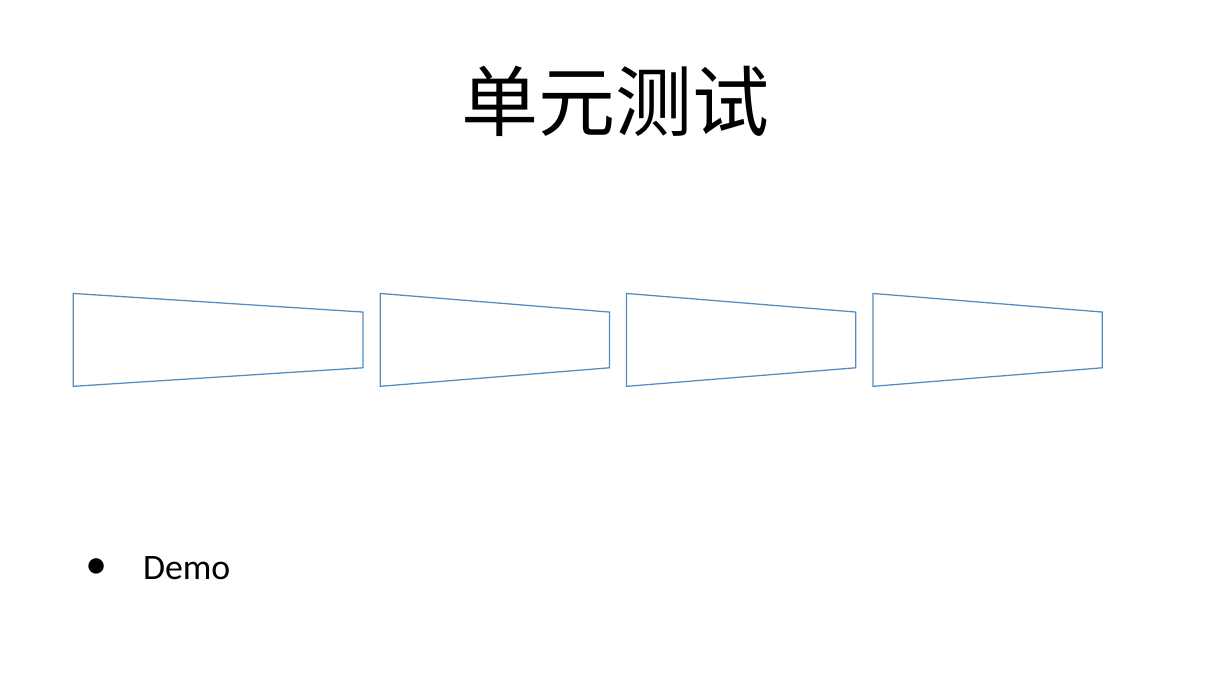
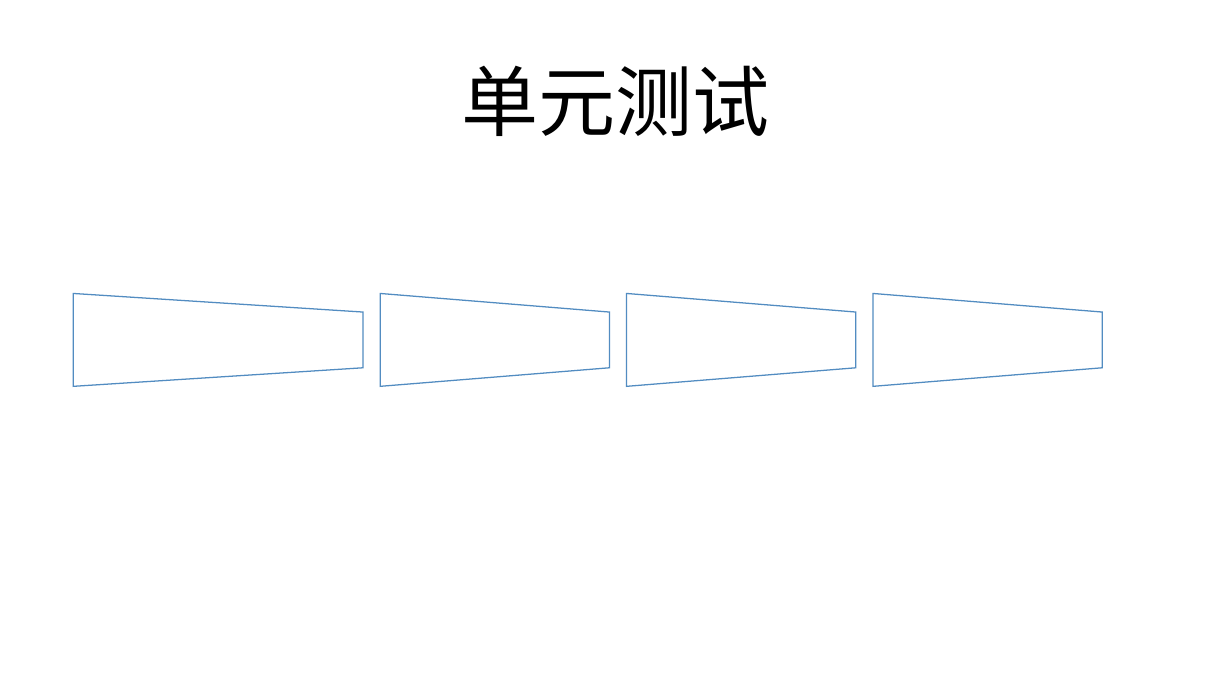
Before and after one commit to ReganHe/SharpUnitTest, a slide deck: slide 1 of MyUnitTest/Document/单元测试.pptx. Drawn at 1232x693 pixels with LibreOffice and Linux fonts; fonts in the diff are those of the drawing. Boxes give left, top, right and bottom in pixels: in the first picture for what was removed or moved away, otherwise in the second. Text is boxed around its words. In the diff, an @@ line names an element or a change of style, - is before the commit and + after.

Commit message:
update

```diff
--- a/MyUnitTest/Document/单元测试.pptx
+++ b/MyUnitTest/Document/单元测试.pptx
@@ text removed at (143,556,230,580) @@
-● Demo
```
Also in this commit, not shown: 2 other slides changed.
